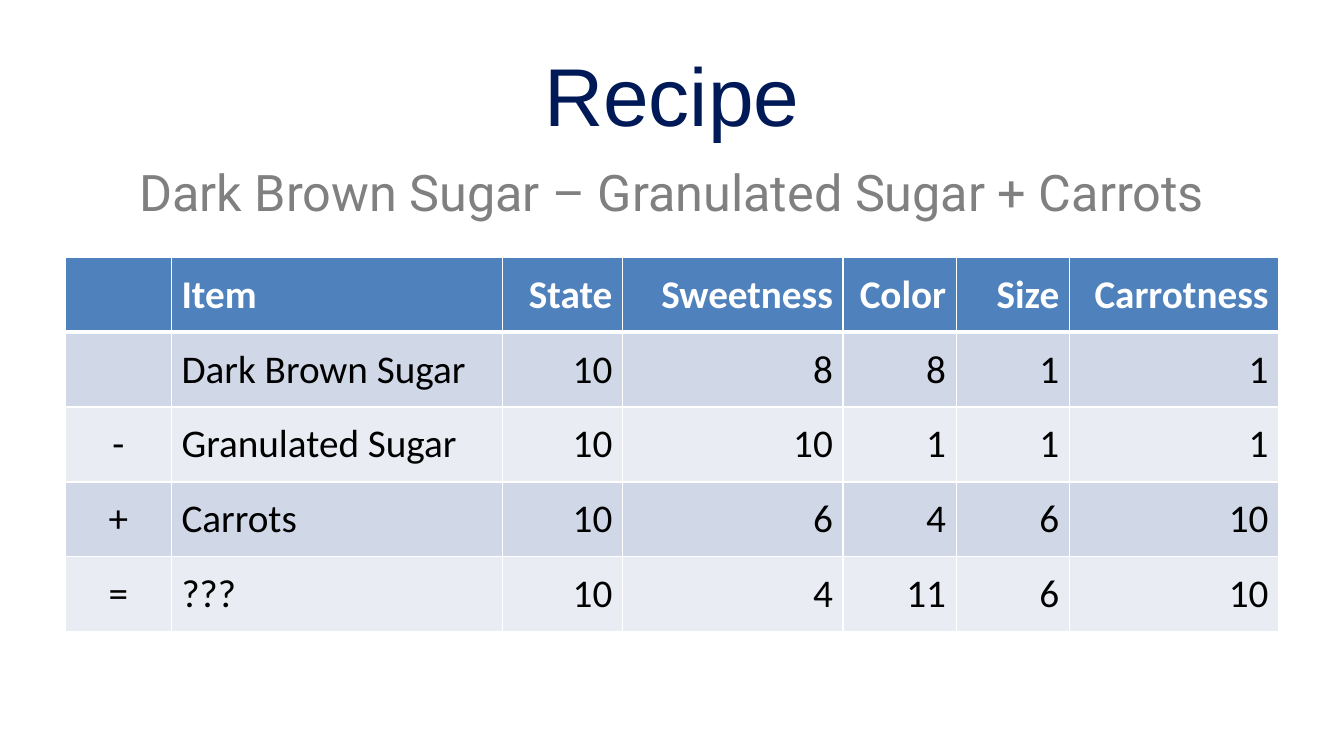
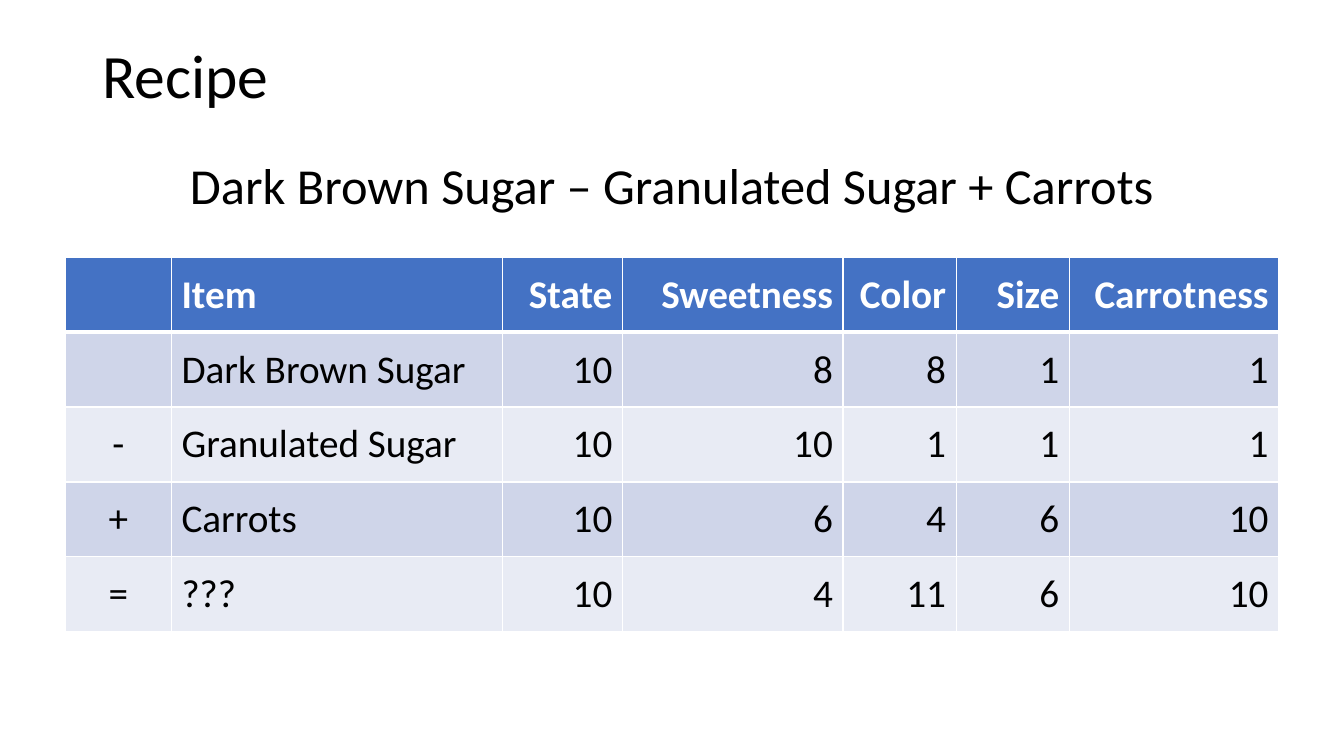
Before and after one commit to mengelhard/mmci_applied_ds, a slide deck: slide 13 of lectures/ll12.pptx (slide 14 before the commit). Drawn at 1344x756 pixels with LibreOffice and Linux fonts; fonts in the diff are those of the drawing; background and template pictures are left out. Boxes give left, top, right and bottom in pixels: in the first picture for what was removed or moved away, otherwise in the second. Text is boxed around its words. In the diff, an @@ line names an element or a change of style, - is before the commit and + after.

```diff
--- a/lectures/ll12.pptx
+++ b/lectures/ll12.pptx
@@ title "Recipe" moved from (x1=544, y1=66, x2=799, y2=141) to (x1=102, y1=55, x2=268, y2=108) @@
@@ title "Recipe" at (x1=102, y1=55, x2=268, y2=108): size 58.7 to 44 pt, font Arial to Calibri, text colour #001A57 to #000000; alignment centre to left; line spacing 1 to 0.9; vertical alignment middle to top @@
@@ text "Dark Brown Sugar – Granulated ..." at (x1=190, y1=169, x2=1153, y2=213): font Roboto to Calibri, text colour #808080 to #000000; line spacing 1 to 0.9; more space between paragraphs @@
@@ table at (x1=66, y1=257, x2=1278, y2=632) @@
@@ fill #4F81BD to #4472C4 in row 1 @@
@@ fill #D0D8E8 to #CFD5EA in 14 cells @@
@@ fill #E9EDF4 to #E9EBF5 in 14 cells @@
```
Also in this commit, not shown: 66 other slides changed, 3 slides added, 5 slides removed, 4 other files.
